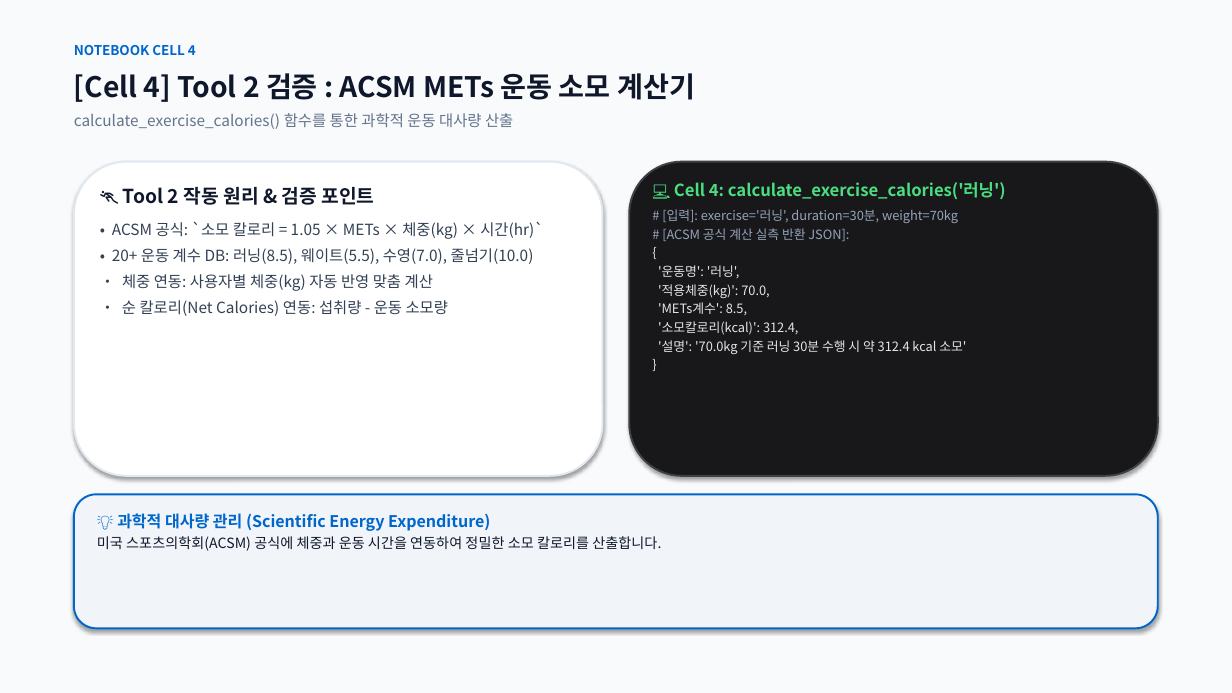
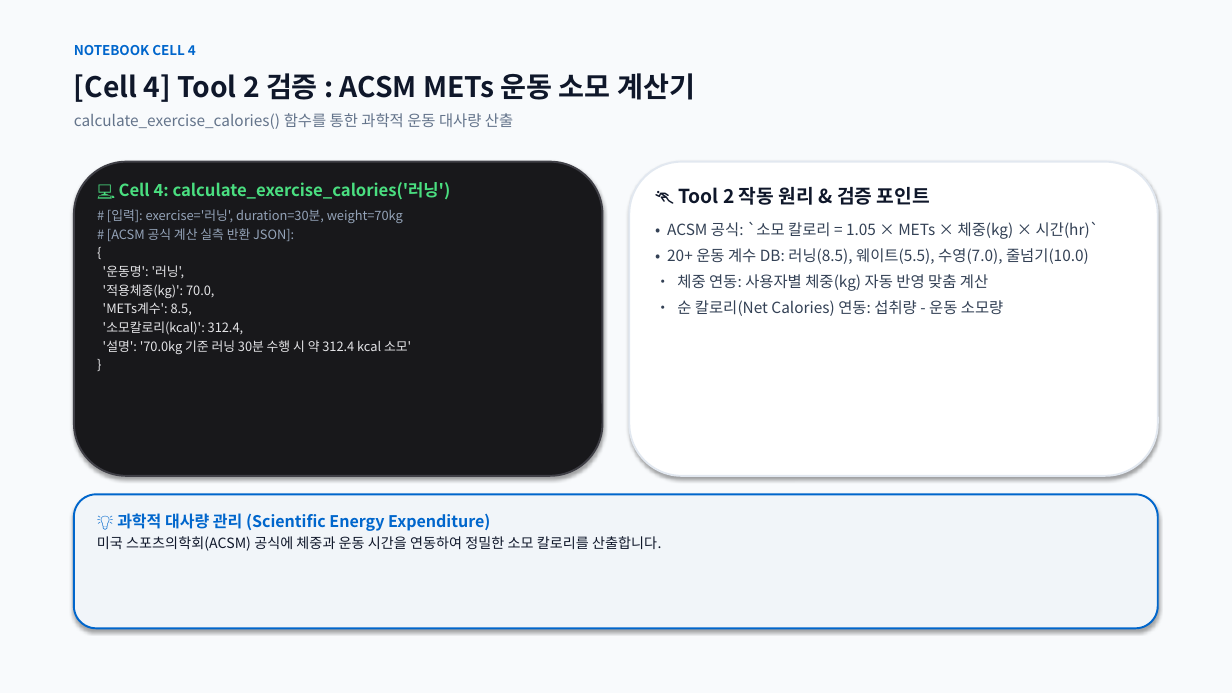
Before and after one commit to rye6837-web/impossible_to_get_lost_my_weight, a slide deck: slide 6 of AI_Diet_Coach_Presentation.pptx. Drawn at 1232x693 pixels with LibreOffice and Linux fonts; fonts in the diff are those of the drawing. Boxes give left, top, right and bottom in pixels: in the first picture for what was removed or moved away, otherwise in the second. Text is boxed around its words. In the diff, an @@ line names an element or a change of style, - is before the commit and + after.

Commit message:
style: Flip slide layout to place notebook code/output on the left and technical explanations on the right

```diff
--- a/AI_Diet_Coach_Presentation.pptx
+++ b/AI_Diet_Coach_Presentation.pptx
@@ rounded rectangle at (74,162,603,476): fill #FFFFFF to #18181B; outline #E2E8F0 1.5 pt to #3F3F46 1.5 pt @@
@@ rounded rectangle at (629,162,1158,476): fill #18181B to #FFFFFF; outline #3F3F46 1.5 pt to #E2E8F0 1.5 pt @@
@@ text at (103,182,450,354): text changed; size 12 to 10 pt; text colour #334155 to #E4E4E7 @@
-🏃 Tool 2 작동 원리 & 검증 포인트
-• ACSM 공식: `소모 칼로리 = 1.05 × METs × 체중(kg) × 시간(hr)`
-• 20+ 운동 계수 DB: 러닝(8.5), 웨이트(5.5), 수영(7.0), 줄넘기(10.0)
-• 체중 연동: 사용자별 체중(kg) 자동 반영 맞춤 계산
-• 순 칼로리(Net Calories) 연동: 섭취량 - 운동 소모량
+💻 Cell 4: calculate_exercise_calories('러닝')
+# [입력]: exercise='러닝', duration=30분, weight=70kg
+# [ACSM 공식 계산 실측 반환 JSON]:
+{
+'운동명': '러닝',
+'적용체중(kg)': 70.0,
+'METs계수': 8.5,
+'소모칼로리(kcal)': 312.4,
+'설명': '70.0kg 기준 러닝 30분 수행 시 약 312.4 kcal 소모'
+}
@@ text at (667,187,1099,316): text changed; size 10 to 12 pt; text colour #E4E4E7 to #334155 @@
-💻 Cell 4: calculate_exercise_calories('러닝')
-# [입력]: exercise='러닝', duration=30분, weight=70kg
-# [ACSM 공식 계산 실측 반환 JSON]:
-{
-'운동명': '러닝',
-'적용체중(kg)': 70.0,
-'METs계수': 8.5,
-'소모칼로리(kcal)': 312.4,
-'설명': '70.0kg 기준 러닝 30분 수행 시 약 312.4 kcal 소모'
-}
+🏃 Tool 2 작동 원리 & 검증 포인트
+• ACSM 공식: `소모 칼로리 = 1.05 × METs × 체중(kg) × 시간(hr)`
+• 20+ 운동 계수 DB: 러닝(8.5), 웨이트(5.5), 수영(7.0), 줄넘기(10.0)
+• 체중 연동: 사용자별 체중(kg) 자동 반영 맞춤 계산
+• 순 칼로리(Net Calories) 연동: 섭취량 - 운동 소모량
```
Also in this commit, not shown: 8 other slides changed, 1 other file.
